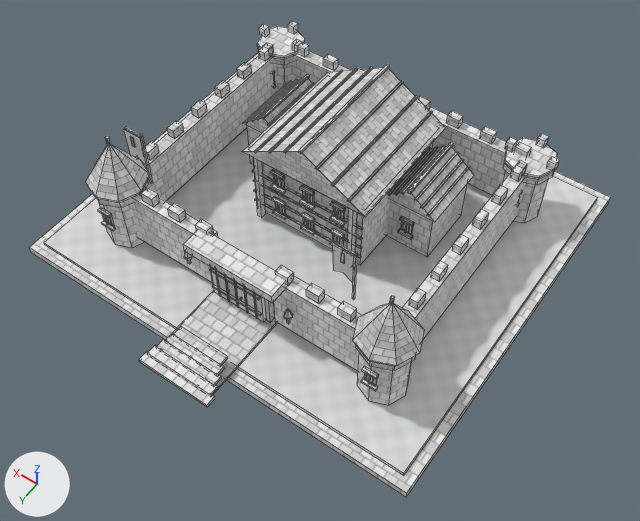
Renders of the OBJ model Unity/Assets/Eldoria/ExperimentalAshenCitadel/Meshes/AshenBastion_3.obj from each side of a commit.
One viewpoint serves both versions: a 50 mm camera at (-16.1, 23.1, 32.9) aimed at (-1.7, 2.9, 1.2). Arrows for +X, +Y and +Z are at lower left; the lights stay in place. The picture after the commit comes second. Mesh edges are drawn as thin lines. Where no turn or scale is listed for an object, it has been applied to the vertices. Vertices at exactly the same position are counted once.

The scene before the commit, as lines of its bpy script (objects in view):
```python
me_ashenbastion_3 = bpy.data.meshes.new('AshenBastion_3')
me_ashenbastion_3.from_pydata(...)  # 1604 vertices, 1170 faces; spans x -10.6..10.6, y -9.6..11.2, z -0.5..7.4
me_ashenbastion_3.materials.append(mat_basalt)  # picture img_ashenstone_png
me_ashenbastion_3.materials.append(mat_stone)  # picture img_ashenstone_png
me_ashenbastion_3.materials.append(mat_stonelight)  # picture img_ashenstone_png
me_ashenbastion_3.materials.append(mat_cut)  # picture img_ashenstone_png
me_ashenbastion_3.materials.append(mat_iron)  # picture img_ashenmetal_png
me_ashenbastion_3.materials.append(mat_wood)  # picture img_ashenwood_png
me_ashenbastion_3.materials.append(mat_oak)  # picture img_ashenwood_png
me_ashenbastion_3.materials.append(mat_roof)  # picture img_ashenroof_png
me_ashenbastion_3.materials.append(mat_slate)  # picture img_ashenroof_png
me_ashenbastion_3.materials.append(mat_brass)  # picture img_ashenmetal_png
me_ashenbastion_3.materials.append(mat_warm)  # picture img_ashenmetal_png
me_ashenbastion_3.materials.append(mat_banner)  # picture img_ashencloth_png
me_ashenbastion_3.materials.append(mat_soil)  # picture img_ashenmoss_png
ob_ashenbastion_3 = bpy.data.objects.new('AshenBastion_3', me_ashenbastion_3)
ob_ashenbastion_3.location = (0.0, 0.0, 0.0)
```
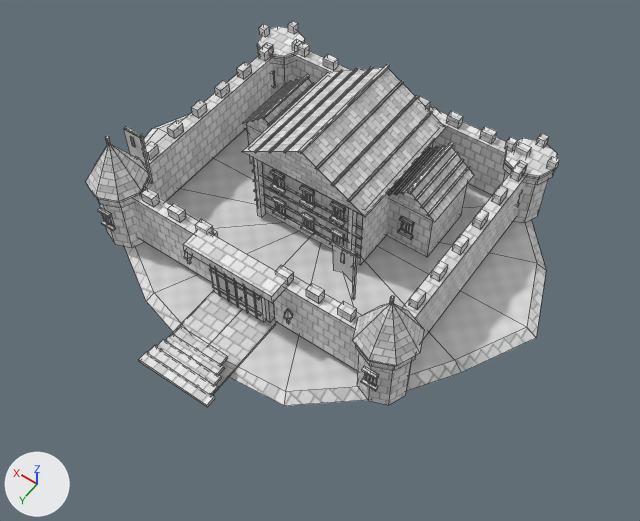
What differs and where, as boxes (x1, y1, x2, y2) in the pictures (640 x 521 px):
'AshenBastion_3', reshaped (19% narrower, 19% shorter): before (29, 21, 611, 497); after (86, 21, 560, 407)
part 1 of me_ashenbastion_3, rebuilt (27% narrower, 33% shorter): before (29, 53, 611, 497); after (124, 107, 546, 406)

The edits, one by one:
me_ashenbastion_3 is used by ob_ashenbastion_3; location (0.0, 0.0, 0.0).
me_ashenbastion_3 had 1604 vertices, 1170 faces and spanned x -10.6..10.6, y -9.6..11.2, z -0.5..7.4.
me_ashenbastion_3 now has 1621 vertices, 1190 faces and spans x -11.4..11.5, y -10.3..11.2, z -0.2..7.4.
me_ashenbastion_3 part 1: the loose piece of 8 vertices spanning x -10.6..10.6, y -9.6..9.6, z -0.5..-0.1 is rebuilt with 33 vertices and now spans x -11.4..11.5, y -10.3..9.6, z -0.2..0.1.
Other edits to the shape of me_ashenbastion_3 do not show in these pictures.
